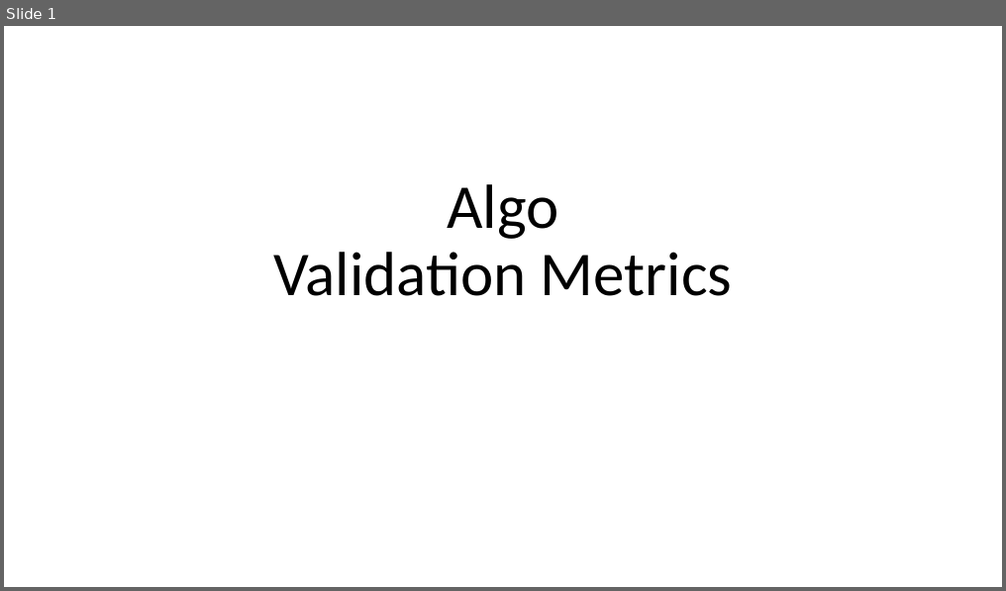
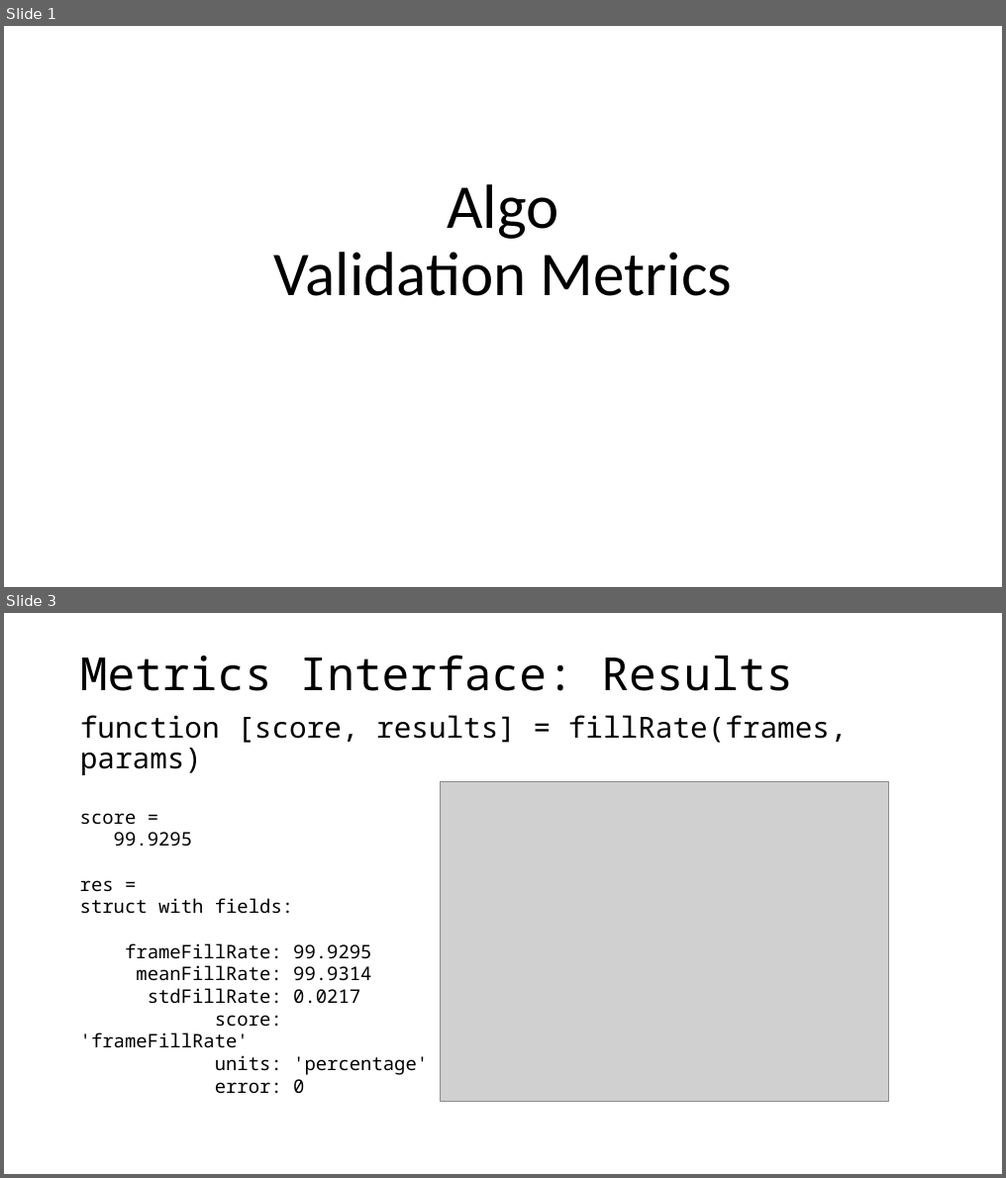
Before and after one commit to aangerma/algo_ivcam2, a slide deck: +Validation/Metrics.pptx. Shown one above the other, each under a label of ours: slide 1 before the commit, slides 1 and 3 after it; the slides between them are not shown. The pictures are 1006x591 and 1006x1178 pixels, drawn with LibreOffice and Linux fonts; fonts in the diff are those of the drawing; grey boxes stand for pictures. Boxes give left, top, right and bottom in pixels: in the first picture for what was removed or moved away, otherwise in the second. Text is boxed around its words. In the diff, an @@ line names an element or a change of style, - is before the commit and + after.

```diff
--- a/+Validation/Metrics.pptx
+++ b/+Validation/Metrics.pptx
@@ slide 3 added at [4, 613, 1002, 1174], background #FFFFFF @@
@@ title added at [80, 655, 793, 691], 44 pt, text #000000 @@
+Metrics Interface: Results
@@ text added at [80, 715, 847, 775], 28 pt, text #000000 @@
+function [score, results] = fillRate(frames, params)
@@ picture added at [441, 781, 889, 1101] @@
@@ text added at [80, 813, 428, 1093], 18 pt, text #000000 @@
+score =
+99.9295
+res =
+struct with fields:
+frameFillRate: 99.9295
+meanFillRate: 99.9314
+stdFillRate: 0.0217
+score: 'frameFillRate'
+units: 'percentage'
+error: 0
```
Also in this commit, not shown: 2 slides changed, 4 other slides added.
